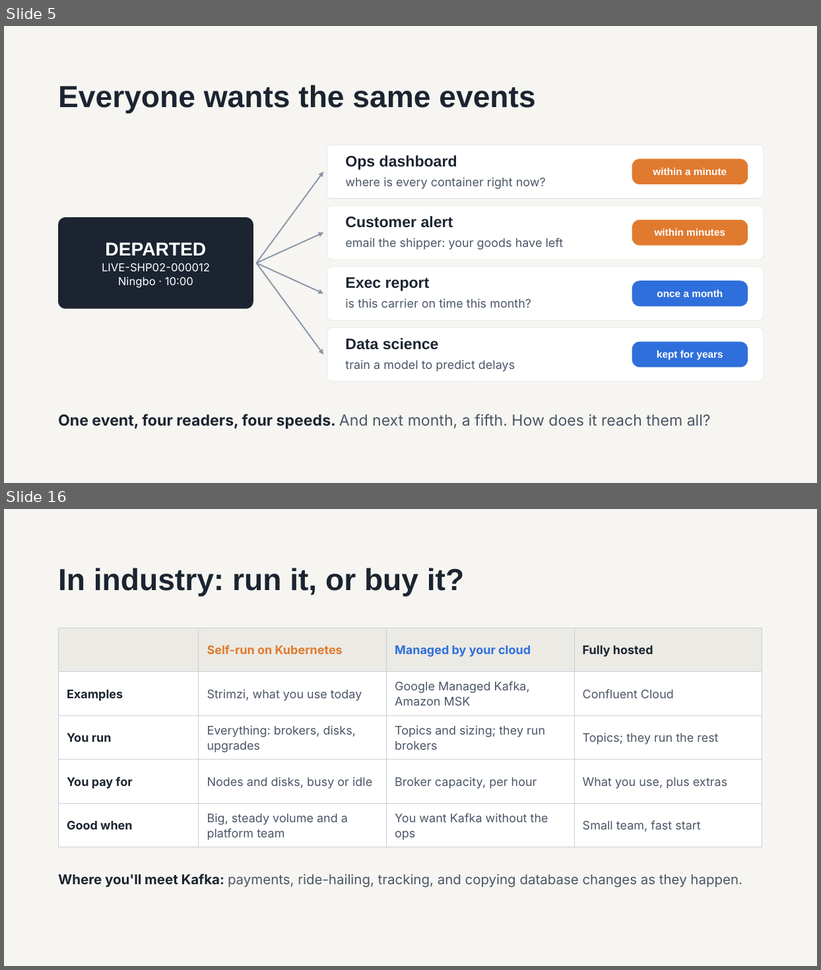
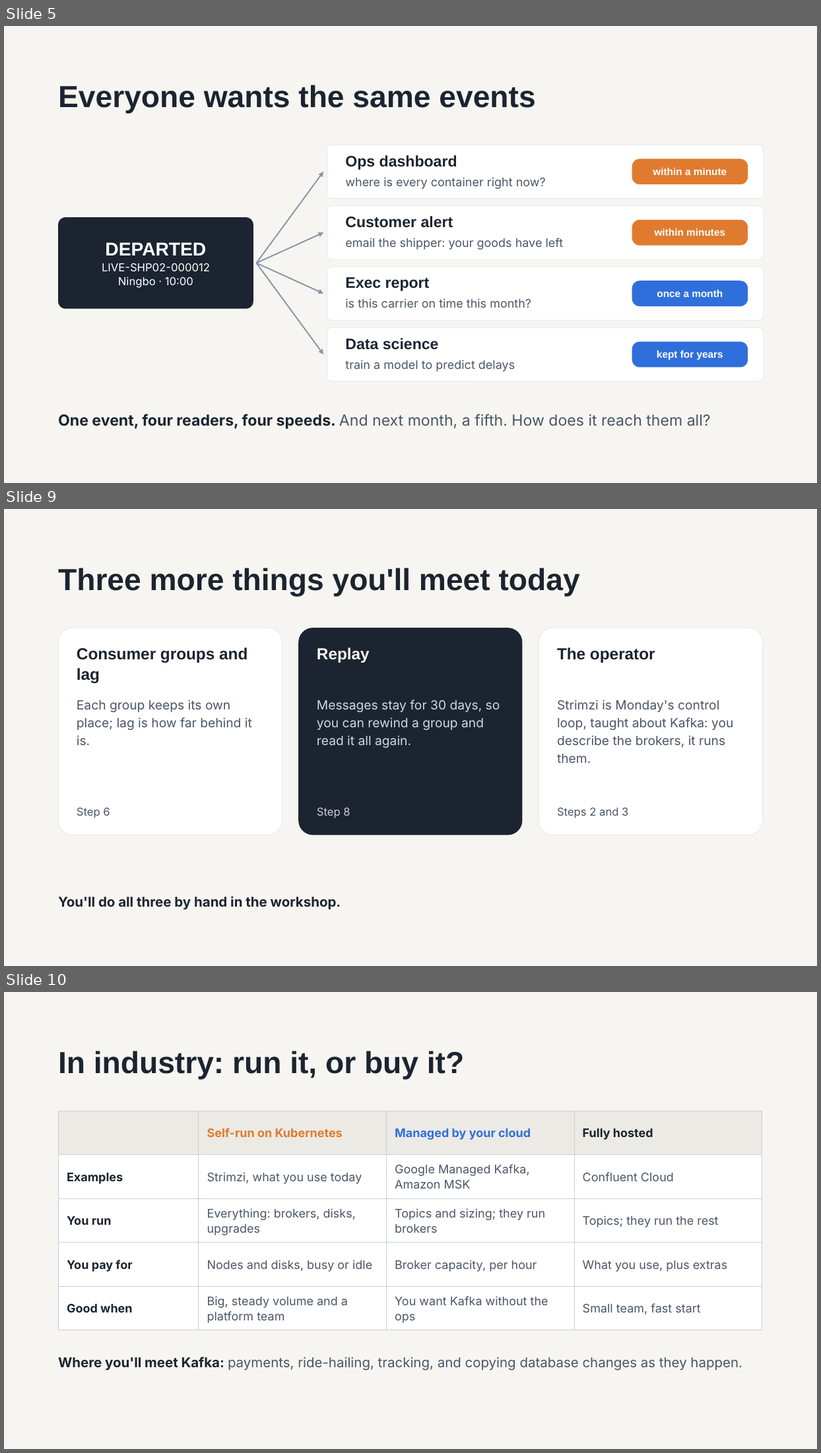
Before and after one commit to 1768SAIKUMAR/cloud-computing-srh, a slide deck: sessions/05-kafka-on-gke/slides/session-05-kafka-on-gke.pptx. Shown one above the other, each under a label of ours: slides 5 and 16 before the commit, slides 5, 9 and 10 after it; the slides between them are not shown. The pictures are 821x970 and 821x1453 pixels, drawn with LibreOffice and Linux fonts; fonts in the diff are those of the drawing. Boxes give left, top, right and bottom in pixels: in the first picture for what was removed or moved away, otherwise in the second. Text is boxed around its words. In the diff, an @@ line names an element or a change of style, - is before the commit and + after.

```diff
--- a/sessions/05-kafka-on-gke/slides/session-05-kafka-on-gke.pptx
+++ b/sessions/05-kafka-on-gke/slides/session-05-kafka-on-gke.pptx
@@ slide 9 added at (x1=4, y1=509, x2=817, y2=966), background #F6F5F1 @@
@@ title added at (x1=58, y1=568, x2=580, y2=597), 36 pt, text #1B2430, bold @@
+Three more things you'll meet today
@@ rounded rectangle added at (x1=58, y1=628, x2=282, y2=835), fill #FFFFFF, outline #DFE3E8 0.5 pt @@
@@ rounded rectangle added at (x1=298, y1=628, x2=523, y2=835), fill #1B2430 @@
@@ rounded rectangle added at (x1=539, y1=628, x2=763, y2=835), fill #FFFFFF, outline #DFE3E8 0.5 pt @@
@@ text added at (x1=77, y1=648, x2=248, y2=683), 19 pt, text #1B2430, bold @@
+Consumer groups and lag
@@ text added at (x1=317, y1=648, x2=370, y2=663), 19 pt, text #F6F5F1, bold @@
+Replay
@@ text added at (x1=557, y1=648, x2=655, y2=663), 19 pt, text #1B2430, bold @@
+The operator
@@ text added at (x1=77, y1=700, x2=252, y2=745), 15 pt, text #4A5566 @@
+Each group keeps its own place; lag is how far behind it is.
@@ text added at (x1=317, y1=700, x2=500, y2=748), 15 pt, text #CFD8E6 @@
+Messages stay for 30 days, so you can rewind a group and read it all again.
@@ text added at (x1=557, y1=700, x2=733, y2=763), 15 pt, text #4A5566 @@
+Strimzi is Monday's control loop, taught about Kafka: you describe the brokers, it runs them.
@@ text added at (x1=77, y1=807, x2=110, y2=819), 13 pt, text #4A5566 @@
+Step 6
@@ text added at (x1=317, y1=807, x2=350, y2=819), 13 pt, text #C9CED6 @@
+Step 8
@@ text added at (x1=557, y1=807, x2=628, y2=819), 13 pt, text #4A5566 @@
+Steps 2 and 3
@@ text added at (x1=58, y1=896, x2=341, y2=910), 16 pt, text #1B2430, bold @@
+You'll do all three by hand in the workshop.
@@ what was slide 16 is now slide 10 @@
```
Also in this commit, not shown: 3 slides changed, 1 other slide added, 8 slides removed.
